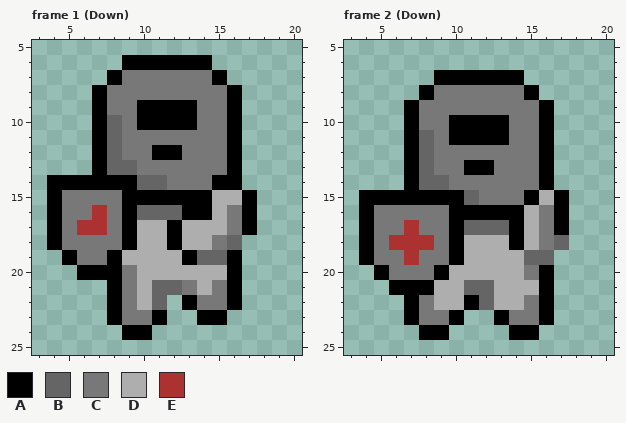
Pixel-art file, stored at Dungeon-Crawler (Godot)/dungeonCrawlerAssets/kightClass.aseprite. Above, as it was before the edit.
24x30 pixels, 16 frames. Shown: frame 1 (Down): x 3..20, y 5..25; frame 2 (Down): x 3..20, y 5..25. The commit also changed other frames, which this record leaves out.
Palette (. is transparent): A #000000  B #656565  C #787878  D #aeaeae  E #ac3232
Pixels before, frame 1 (Down), first column x 4:
 6 .....AAAAAA...
 7 ....ACCCCCCA..
 8 ...ACCCCCCCCA.
 9 ...ACCAAAACCA.
10 ...ABCAAAACCA.
11 ...ABCCCCCCCA.
12 ...ABCCAACCCA.
13 ...ABBCCCCCCA.
14 AAAAAABBCCCAA.
15 ACCCCAAAAAADDA
16 ACCECABBBAADCA
17 ACEECADDADDDCA
18 ACCCCADDADDCB.
19 .ACCADDDDABBA.
20 ..AAACDDDDDDA.
21 ....ACDBBCDCA.
22 ....ACDB.ACCA.
23 ....ACCA..AA..
24 .....AA.......
Pixels before, frame 2 (Down), first column x 4:
 7 .....AAAAAA...
 8 ....ACCCCCCA..
 9 ...ACCCCCCCCA.
10 ...ACCAAAACCA.
11 ...ABCAAAACCA.
12 ...ABCCCCCCCA.
13 ...ABCCAACCCA.
14 ...ABBCCCCCCA.
15 AAAAAAABCCCADA
16 ACCCCCAAAAADCA
17 ACCECCABBBADCA
18 ACEEECADDDADCB
19 ACCECCADDDDBB.
20 .ACCCADDDDDCA.
21 ..AAADDBBDDDA.
22 ...ACDDABDDCA.
23 ...ACCA..ACCA.
24 ....AA....AA..
The same view after the edit:
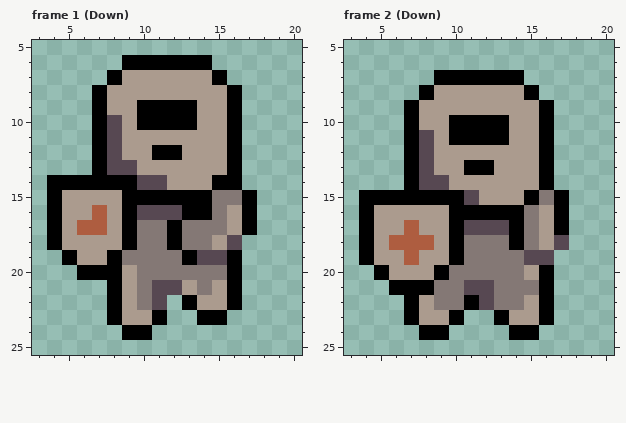
Changes in this commit:
colour B: #656565 -> #574852
colour C: #787878 -> #ab9b8e
colour D: #aeaeae -> #847875
colour E: #ac3232 -> #ae5d40
Pixel boxes of the changes (left, top, right, bottom) in both pictures:
changed: (62, 70, 242, 325)
changed: (374, 85, 569, 325)
